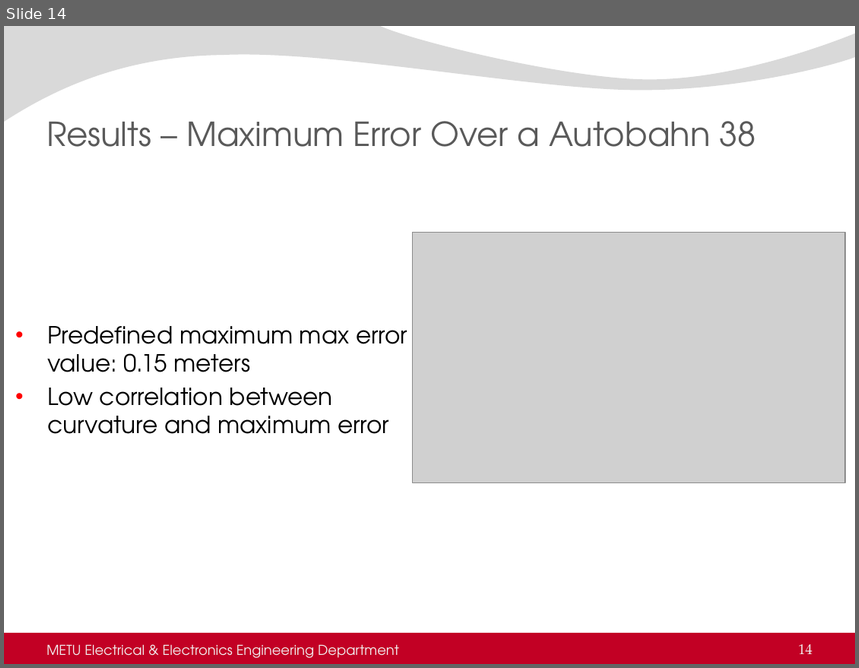
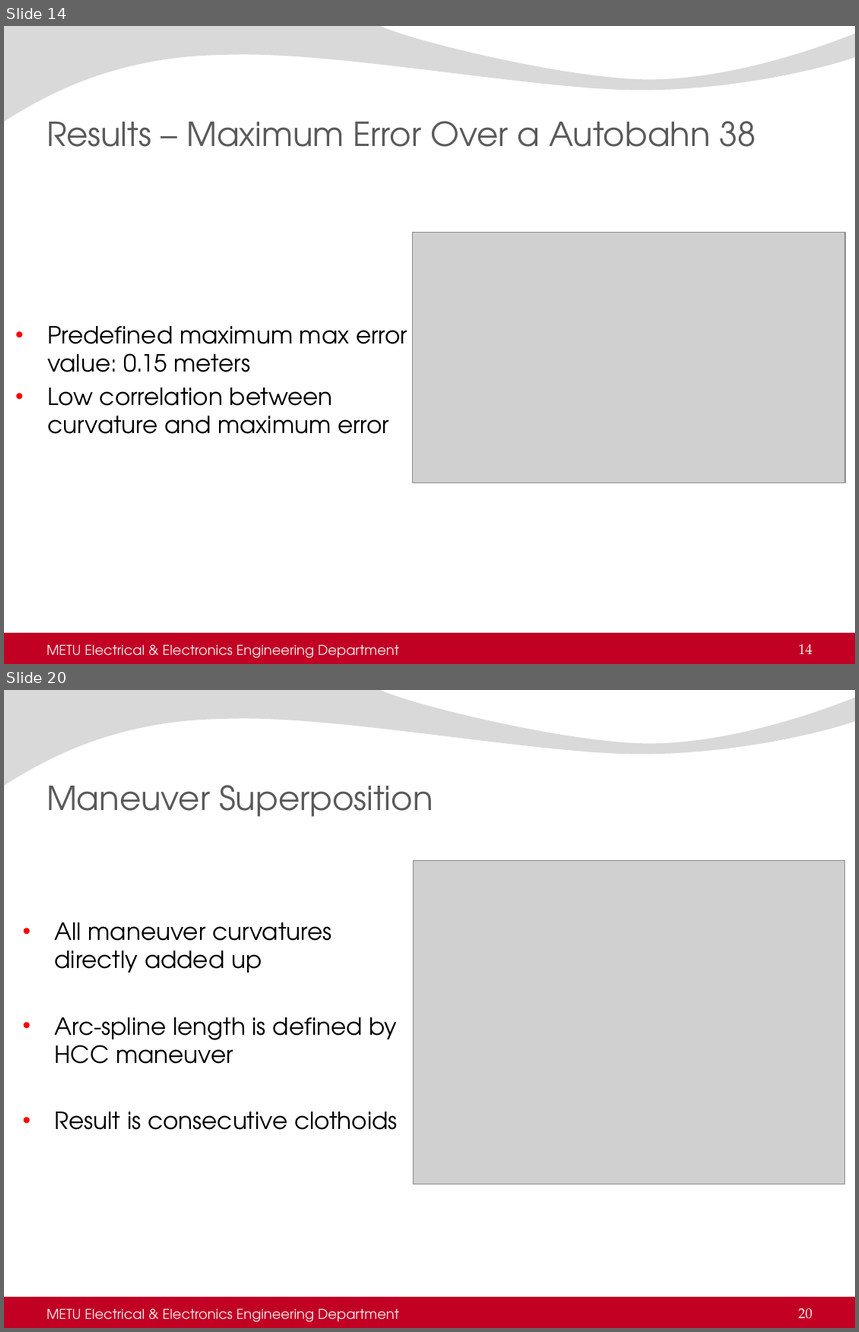
Before and after one commit to AtakanQ/thesis, a slide deck: thesisDefense.pptx. Shown one above the other, each under a label of ours: slide 14 before the commit, slides 14 and 20 after it; the slides between them are not shown. The pictures are 859x668 and 859x1332 pixels, drawn with LibreOffice and Linux fonts; fonts in the diff are those of the drawing; grey boxes stand for pictures; background and template pictures are left out. Boxes give left, top, right and bottom in pixels: in the first picture for what was removed or moved away, otherwise in the second. Text is boxed around its words. In the diff, an @@ line names an element or a change of style, - is before the commit and + after.

Commit message:
Presentation updated
Presentation updated, outline updated and pictures are updated.

```diff
--- a/thesisDefense.pptx
+++ b/thesisDefense.pptx
@@ slide 20 added at box(4, 690, 855, 1328), background picture (left out); not listed: 2 template elements that a slide beside it also shows @@
@@ title added at box(47, 785, 433, 817), 28 pt, text #595959 @@
+Maneuver Superposition
@@ picture added at box(414, 860, 846, 1185) @@
@@ text added at box(55, 923, 398, 1130), 20 pt, text #000000 @@
+• All maneuver curvatures directly added up
+• Arc-spline length is defined by HCC maneuver
+• Result is consecutive clothoids
@@ text added at box(47, 1309, 399, 1322), 11.5 pt, text #F2F2F2 @@
+METU Electrical & Electronics Engineering Department
@@ page number added at box(798, 1309, 813, 1319), 12 pt, text #F2F2F2 @@
+20
```
Also in this commit, not shown: 4 slides changed, 10 other slides added, 4 other files.
